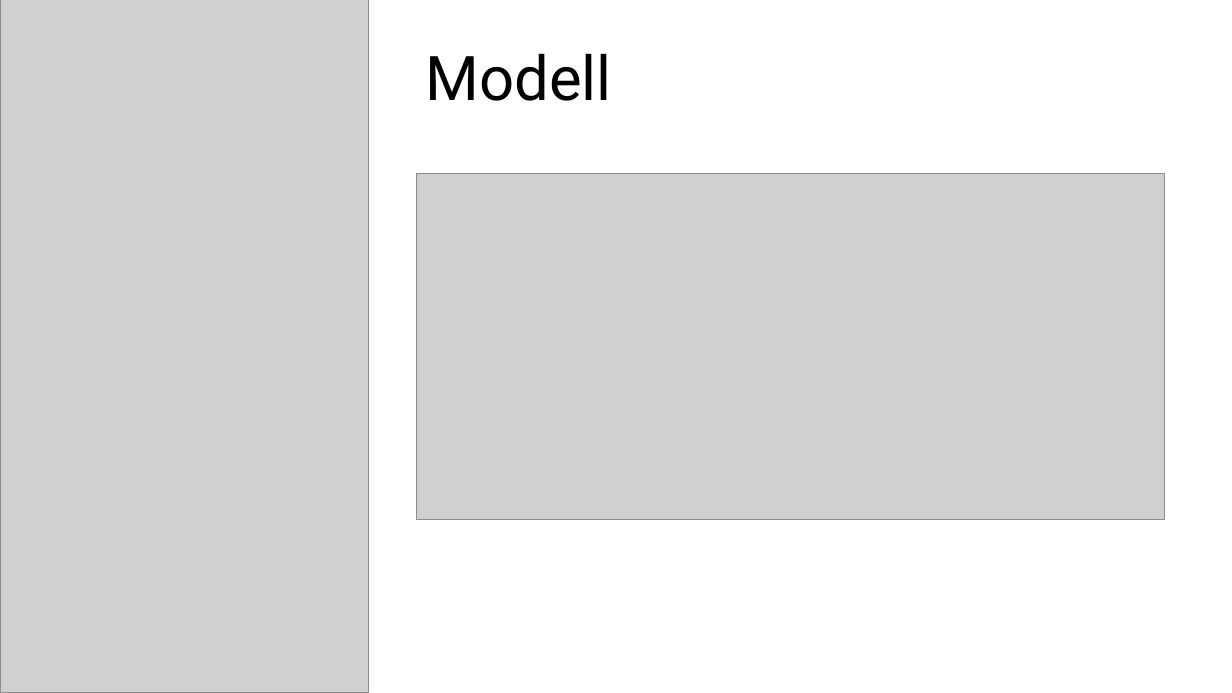
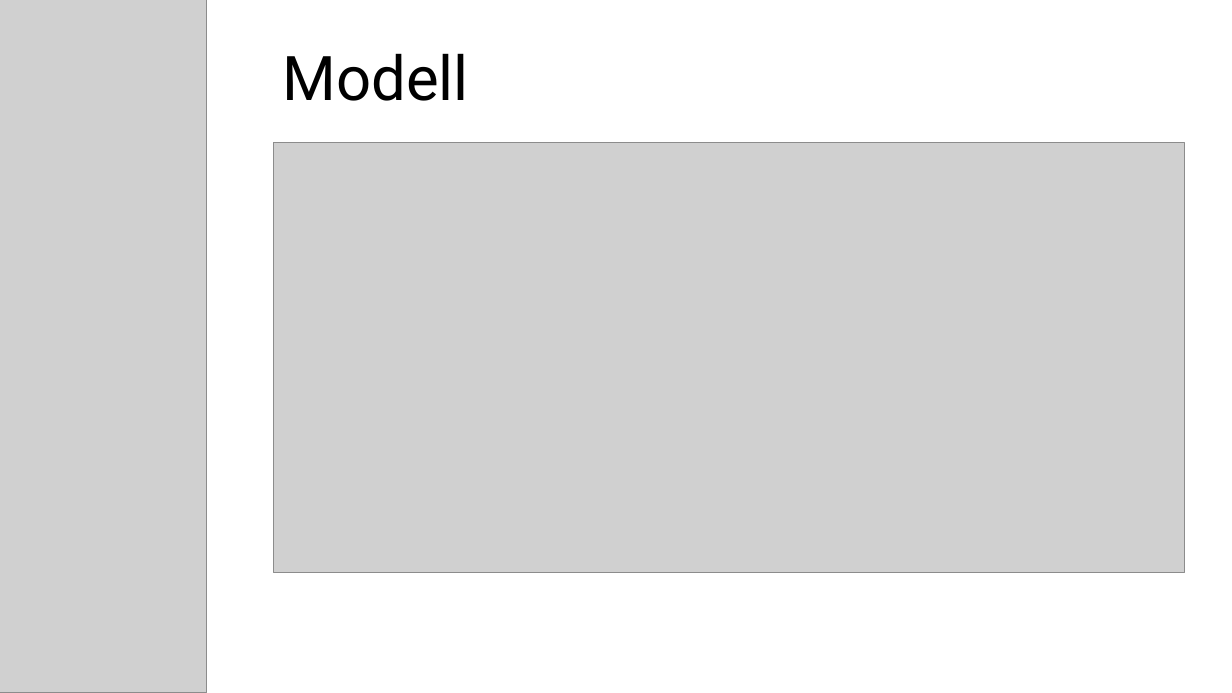
Before and after one commit to leen001/Captain_Cook, a slide deck: slide 10 of docs/praesi_02_nfr.pptx. Drawn at 1232x693 pixels with LibreOffice and Linux fonts; fonts in the diff are those of the drawing; grey boxes stand for pictures. Boxes give left, top, right and bottom in pixels: in the first picture for what was removed or moved away, otherwise in the second. Text is boxed around its words. In the diff, an @@ line names an element or a change of style, - is before the commit and + after.

```diff
--- a/docs/praesi_02_nfr.pptx
+++ b/docs/praesi_02_nfr.pptx
@@ picture: place and size @@
-picture at <box>0,0,369,693</box>
+picture at <box>0,0,207,693</box>
@@ title "Modell": place and size @@
-title "Modell" at <box>426,53,612,101</box>
+title "Modell" at <box>283,53,469,101</box>
@@ picture: place and size @@
-picture at <box>417,173,1165,519</box>
+picture at <box>274,142,1185,572</box>
```
Also in this commit, not shown: 9 other slides changed, 1 slide added, 1 other file.
